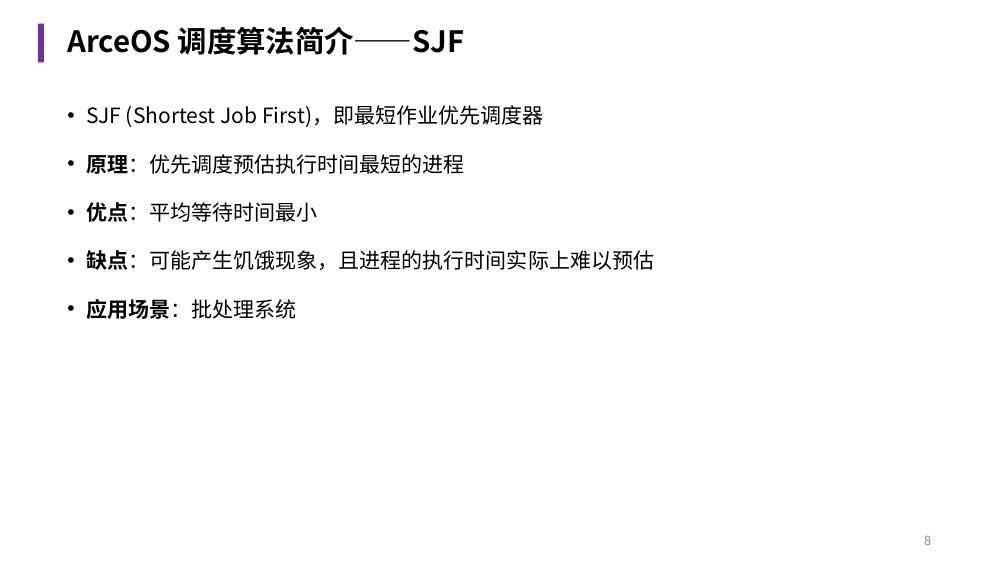
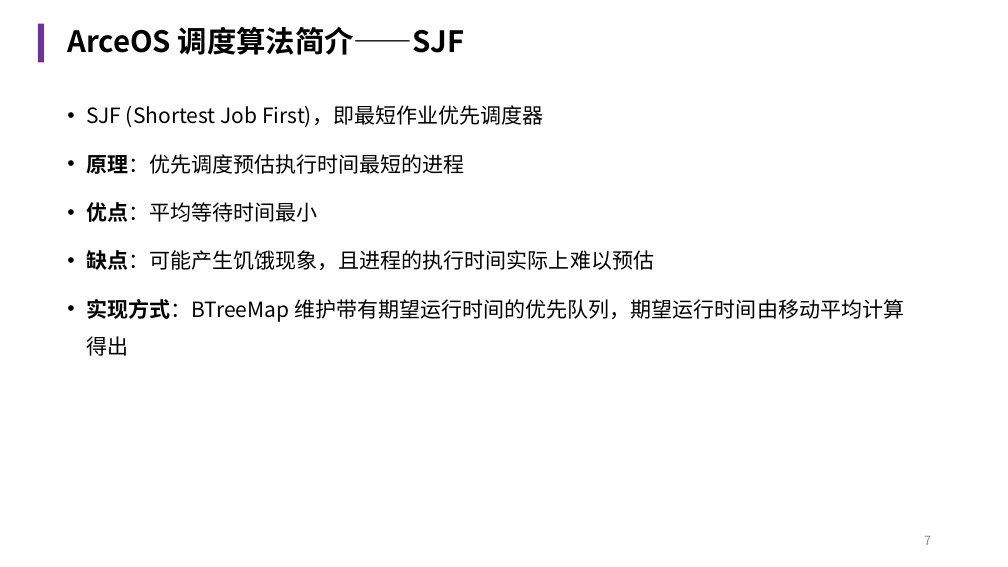
Before and after one commit to chestnut-Q/arceos-X, a slide deck: slide 7 of reports/中期报告.pptx (slide 8 before the commit). Drawn at 1008x567 pixels with LibreOffice and Linux fonts; fonts in the diff are those of the drawing. Boxes give left, top, right and bottom in pixels: in the first picture for what was removed or moved away, otherwise in the second. Text is boxed around its words. In the diff, an @@ line names an element or a change of style, - is before the commit and + after.

```diff
--- a/reports/中期报告.pptx
+++ b/reports/中期报告.pptx
@@ text at [86, 299, 904, 356]: text changed @@
-• 应用场景：批处理系统
+• 实现方式：BTreeMap 维护带有期望运行时间的优先队列，期望运行时间由移动平均计算得出
@@ page number at [924, 536, 931, 545]: text changed @@
-8
+7
```
Also in this commit, not shown: 7 other slides changed, 3 slides added, 1 slide removed.
